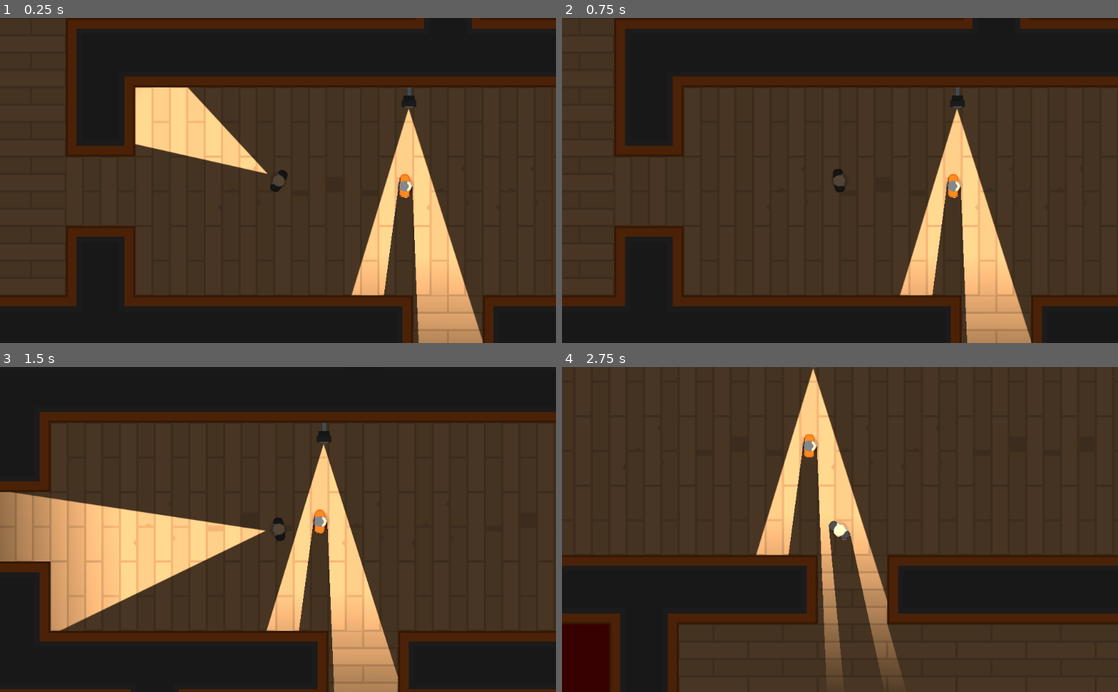
Above: before the commit, frames 1-4 (two rows, left to right).
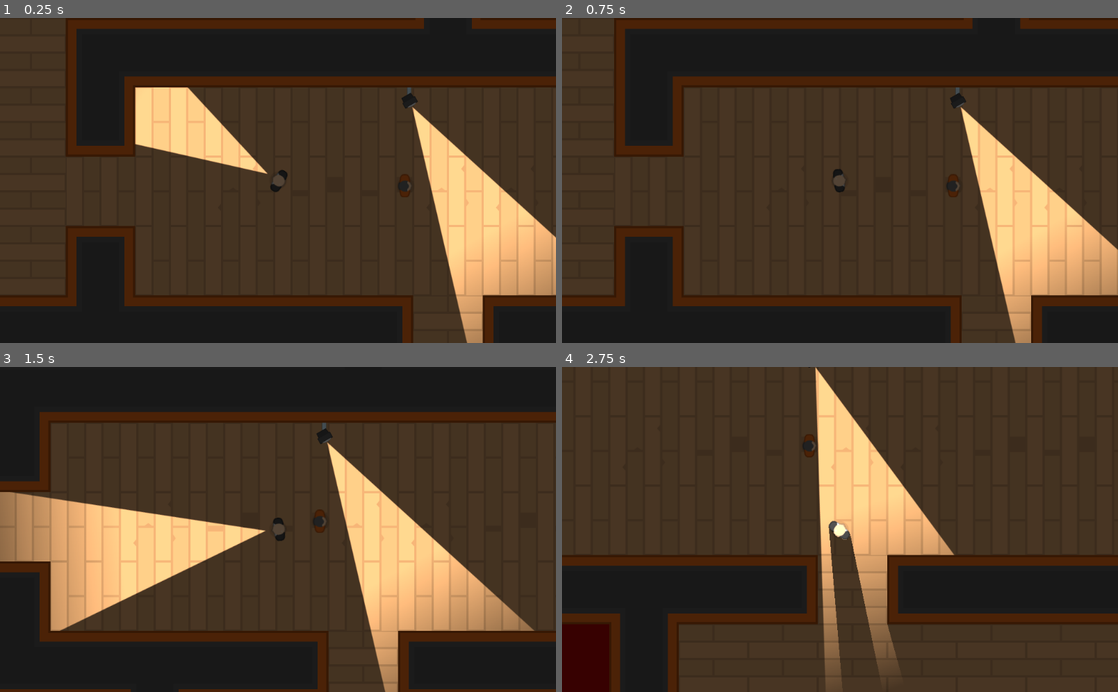
Above: after the commit, the same moments.

Repository: sandoche/Godot-learning-udemy
Game: Godot game, scene res://Levels/TemplateLevel.tscn
Two runs of this game, one before a commit and one after it. Both use one fixed random seed, a clock stepped at 60 frames per second and the inputs below. This scene is started directly instead of the project's main scene.
Inputs (mouse positions are in pixels of both pictures, inside the frame that each line leads up to):
- Up to frame 1 (0.25 s): no input
- Up to frame 2 (0.75 s): tap Enter at 0.5 s; move the mouse to (962, 164) at 0.52 s; hold D (move_right) from 0.53 s (still down); tap Space (torch_toggle) at 0.6 s
- Up to frame 3 (1.5 s): move the mouse to (166, 545) at 1.27 s; release D (move_right) at 1.28 s; hold S (move_down) from 1.28 s (still down); tap Space (torch_toggle) at 1.35 s
- Up to frame 4 (2.75 s): move the mouse to (895, 458) at 2.02 s; release S (move_down) at 2.03 s; hold D (move_right) from 2.03 s (still down); tap Space (torch_toggle) at 2.1 s

The runs differ from the first frame. In frame 1, 13% of the frame differs, in the area x 63-100%, y 23-100%; in frame 2, 13%; in frame 3, 14%, in the area x 47-97%, y 18-100%; in frame 4, 7.1%.

Commit message:
:sparkles: Rotation added to the camera

Diff:
--- a/HeistMeisters/Characters/NPCs/Camera.tscn
+++ b/HeistMeisters/Characters/NPCs/Camera.tscn
@@ -6,24 +6,43 @@
 
 [sub_resource type="RectangleShape2D" id=1]
 
+[sub_resource type="Animation" id=2]
+resource_name = "CameraRotation"
+length = 12.0
+loop = true
+step = 1.0
+tracks/0/type = "value"
+tracks/0/path = NodePath(".:rotation_degrees")
+tracks/0/interp = 1
+tracks/0/loop_wrap = true
+tracks/0/imported = false
+tracks/0/enabled = true
+tracks/0/keys = {
+"times": PoolRealArray( 0, 2, 6, 8 ),
+"transitions": PoolRealArray( 1, 1, 1, 1 ),
+"update": 0,
+"values": [ -30.0, -30.0, 30.0, 30.0 ]
+}
+
 [node name="Camera" type="Node2D"]
 
-[node name="Sprite" type="Sprite" parent="."]
+[node name="ArmSprite" type="Sprite" parent="."]
 scale = Vector2( 0.5, 0.5 )
 texture = ExtResource( 3 )
 
 [node name="CameraBody" type="KinematicBody2D" parent="."]
-position = Vector2( -32.0592, 0 )
+position = Vector2( 8.09361, 0 )
+rotation = -0.523599
 __meta__ = {
 "_edit_group_": true
 }
 
 [node name="Torch" parent="CameraBody" instance=ExtResource( 1 )]
-position = Vector2( 50, 0 )
+position = Vector2( 7.85007, 0 )
 shadow_enabled = true
 
 [node name="Sprite" type="Sprite" parent="CameraBody"]
-position = Vector2( 42.7631, 0 )
+position = Vector2( 0.613189, 0 )
 rotation = 1.5708
 scale = Vector2( 0.5, 0.5 )
 texture = ExtResource( 2 )
@@ -31,3 +50,7 @@
 [node name="CollisionShape2D" type="CollisionShape2D" parent="CameraBody"]
 visible = false
 shape = SubResource( 1 )
+
+[node name="AnimationPlayer" type="AnimationPlayer" parent="CameraBody"]
+autoplay = "CameraRotation"
+anims/CameraRotation = SubResource( 2 )
Not shown: 1 places in HeistMeisters/Characters/NPCs/Camera.tscn that only renumber resources
